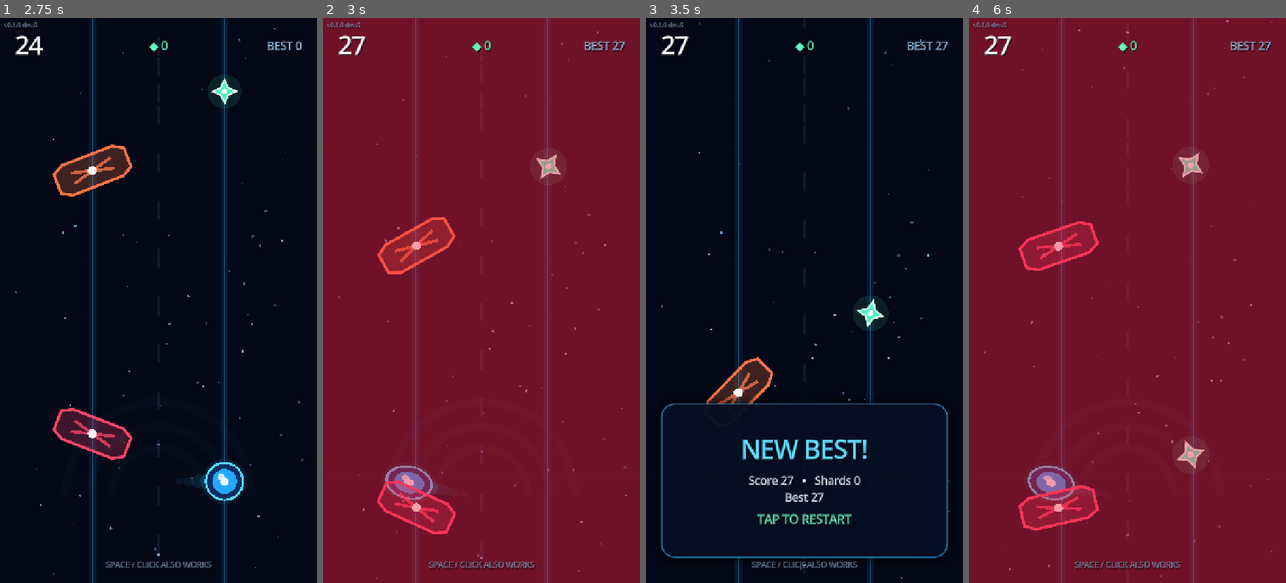
Above: before the commit, frames 1-4 (left to right).
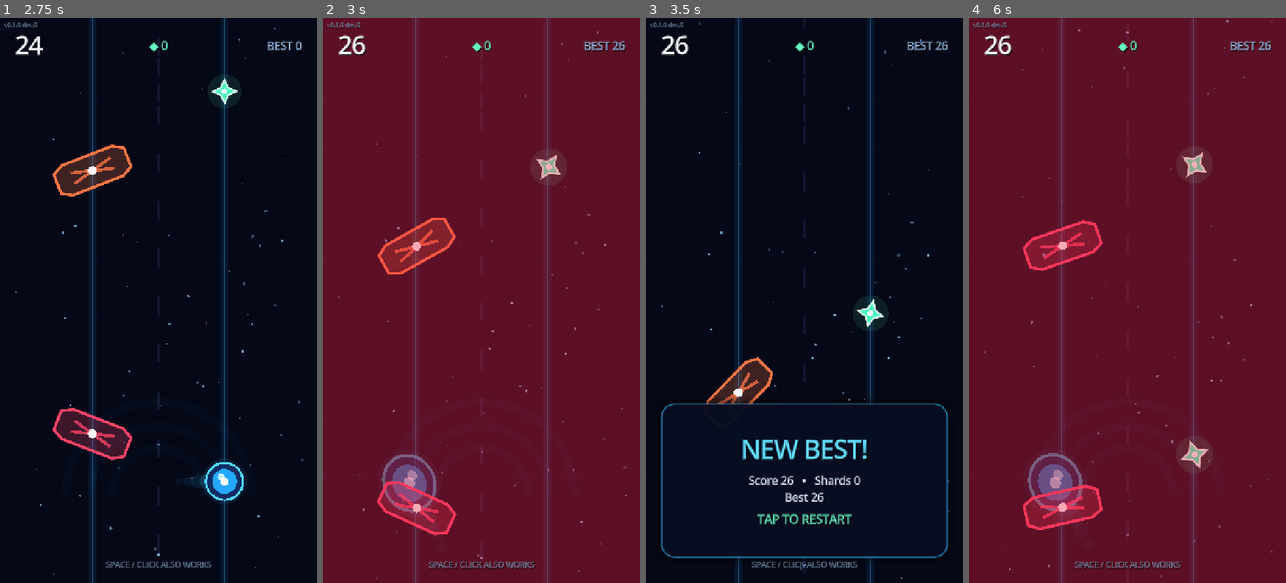
Above: after the commit, the same moments.

Repository: relijahbrewer01/Neon-Switch
Game: Godot game, scene res://scenes/main.tscn
Two runs of this game, one before a commit and one after it. Both use one fixed random seed, a clock stepped at 60 frames per second and the inputs below.
Inputs (mouse positions are in pixels of both pictures, inside the frame that each line leads up to):
- Up to frame 1 (2.75 s): tap Enter at 0.5, 0.6, 1.55, 2.1 s; move the mouse to (228, 272) at 0.52 s; click (228, 272) at 0.67 s; tap Space at 0.77, 0.8, 1.07, 1.35, 1.52, 1.82, 2.3 s; move the mouse to (95, 328) at 1.27 s; click (95, 328) at 1.42 s; move the mouse to (190, 176) at 2.02 s; click (190, 176) at 2.17 s
- Up to frame 2 (3 s): move the mouse to (465, 413) at 2.77 s; tap Keypad Enter at 2.85 s; click (465, 413) at 2.92 s
- Up to frame 3 (3.5 s): tap Space at 3.02, 3.32 s; tap Enter at 3.05 s
- Up to frame 4 (6 s): tap Enter at 3.5, 3.6, 4.55, 5.1 s; move the mouse to (1222, 385) at 3.52 s; click (1222, 385) at 3.67 s; tap Space at 3.77, 3.8, 4.07, 4.35, 4.52, 4.82, 5.3 s; move the mouse to (1032, 215) at 4.27 s; click (1032, 215) at 4.42 s; move the mouse to (1143, 300) at 5.02 s; click (1143, 300) at 5.17 s; move the mouse to (1079, 159) at 5.77 s; tap Keypad Enter at 5.85 s; click (1079, 159) at 5.92 s

Frame 1 is identical in both runs. In frame 2, 1.5% of the frame differs, in the area x 9-96%, y 3-92%; in frame 3, 0.2%; in frame 4, 2.5%, in the area x 4-96%, y 3-91%.

Commit message:
refactor: route accepted input through unhandled primary action

Diff:
--- a/scripts/main.gd
+++ b/scripts/main.gd
@@ -13,6 +13,7 @@
 var state: int = GameState.READY
 var state_transition_in_progress := false
 var state_transition_serial := 0
+var last_primary_input_source: int = PrimaryInput.Source.NONE
 
 var rng := RandomNumberGenerator.new()
 var wave_director := WaveDirector.new()
@@ -81,22 +82,14 @@
         displayed_score = new_score
         hud.update_stats(displayed_score, best_score, shards)
 
-func _input(event: InputEvent) -> void:
-    if _is_primary_action_pressed(event):
-        _handle_primary_action()
-
-func _is_primary_action_pressed(event: InputEvent) -> bool:
-    if event is InputEventScreenTouch:
-        return event.pressed
-    if event is InputEventMouseButton:
-        return event.button_index == MOUSE_BUTTON_LEFT and event.pressed
-    if event is InputEventKey:
-        return (
-            event.pressed
-            and not event.echo
-            and (event.keycode == KEY_SPACE or event.keycode == KEY_ENTER)
-        )
-    return false
+func _unhandled_input(event: InputEvent) -> void:
+    var input_source := PrimaryInput.source_for(event)
+    if input_source == PrimaryInput.Source.NONE:
+        return
+
+    last_primary_input_source = input_source
+    get_viewport().set_input_as_handled()
+    _handle_primary_action()
 
 func _handle_primary_action() -> void:
     # A state change remains locked through the current frame. This prevents a
